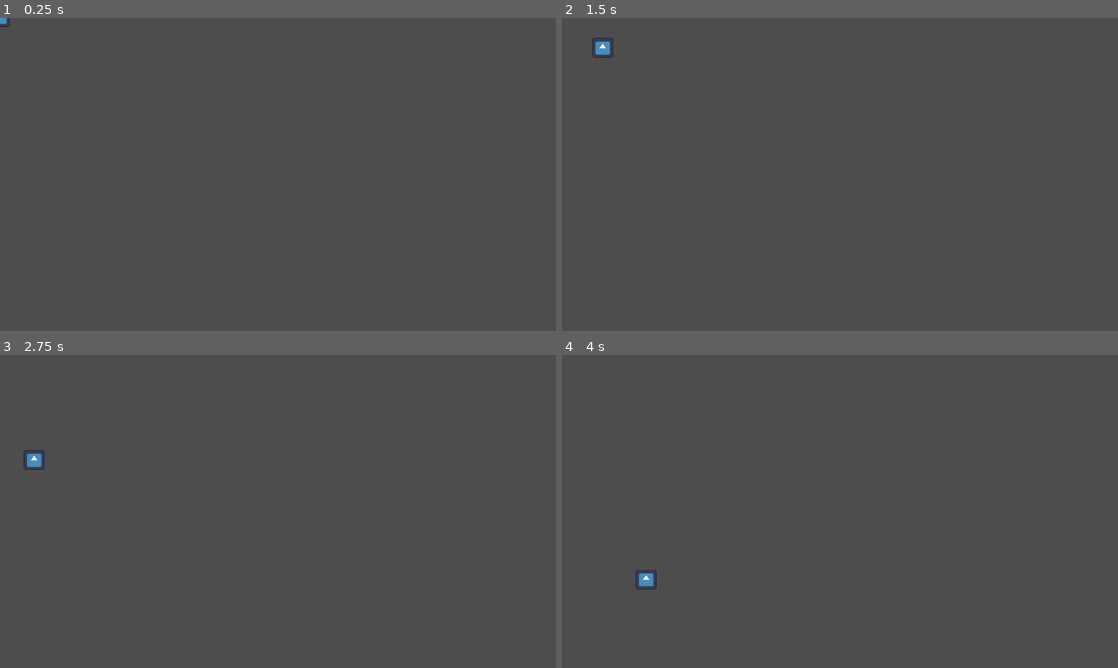
Above: before the commit, frames 1-4 (two rows, left to right).
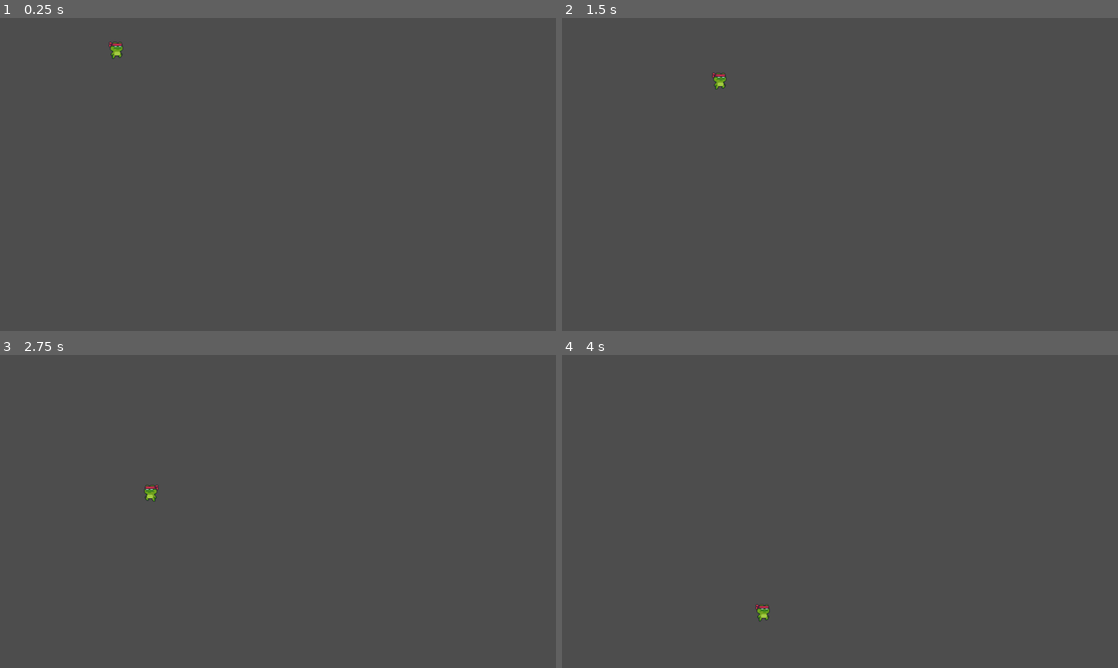
Above: after the commit, the same moments.

Repository: pR1smPrime/BikiniTop25
Game: Godot game, scene res://scenes/player/player.tscn
Same seed, same stepped clock (60 frames per second), same inputs: the game is played once before the commit and once after it. This scene is started directly instead of the project's main scene. The engine's default icon, where the game draws it, is replaced by a stand-in: a white triangle on a blue panel in a dark square.
Inputs (mouse positions are in pixels of both pictures, inside the frame that each line leads up to):
- Up to frame 1 (0.25 s): no input
- Up to frame 2 (1.5 s): tap Enter (ui_accept) at 0.5, 0.77 s; move the mouse to (962, 158) at 0.52 s; hold Right (ui_right) from 0.53 s (still down); move the mouse to (728, 190) at 1.27 s
- Up to frame 3 (2.75 s): tap Enter (ui_accept) at 1.52 s; move the mouse to (333, 442) at 2.02 s; release Right (ui_right) at 2.03 s; hold Left (ui_left) from 2.03 s (still down)
- Up to frame 4 (4 s): move the mouse to (812, 574) at 2.77 s; release Left (ui_left) at 2.78 s; hold Right (ui_right) from 2.78 s (still down); tap Enter (ui_accept) at 3.02, 3.77 s; move the mouse to (1006, 558) at 3.52 s

The runs differ from the first frame. In frame 1, 0.1% of the frame differs, in the area x 0-23%, y 0-14%; in frame 2, 0.2%; in frame 3, 0.2%; in frame 4, 0.3%, in the area x 13-38%, y 68-86%.

Commit message:
player animation

Diff:
--- a/scenes/player/character_body_2d.gd
+++ b/scenes/player/character_body_2d.gd
@@ -1,14 +1,20 @@
 extends CharacterBody2D
-
 
 const SPEED = 150.0
 const JUMP_VELOCITY = -100.0
-
+@onready var sprite_2d: AnimatedSprite2D = $Sprite2D
 
 func _physics_process(delta: float) -> void:
+	#Animations
+	if (velocity.x > 1 || velocity.x < -1):
+		sprite_2d.animation = "running"
+	else:
+		sprite_2d.animation = "default"
+
 	# Add the gravity.
 	if not is_on_floor():
 		velocity += get_gravity() * delta * 0.1
+		sprite_2d.animation = "jumping"
 
 	# Handle jump.
 	if Input.is_action_just_pressed("ui_accept") and is_on_floor():
@@ -23,3 +29,10 @@
 		velocity.x = move_toward(velocity.x, 0, SPEED)
 
 	move_and_slide()
+	if Input.is_action_just_pressed('ui_left'):
+
+		sprite_2d.flip_h = true
+
+	if Input.is_action_just_pressed('ui_right'):
+
+		sprite_2d.flip_h = false
--- a/scenes/player/player.tscn
+++ b/scenes/player/player.tscn
@@ -1,21 +1,211 @@
-[gd_scene load_steps=5 format=3 uid="uid://hph0vdl7puii"]
+[gd_scene load_steps=32 format=3 uid="uid://hph0vdl7puii"]
 
 [ext_resource type="Script" path="res://scenes/player/character_body_2d.gd" id="1_7055o"]
-[ext_resource type="Texture2D" uid="uid://dxtnjbsugbqj3" path="res://icon.svg" id="1_ghb6s"]
+[ext_resource type="Texture2D" uid="uid://b67ws0fndrjs2" path="res://assets/art/spritesPlayer/ninja_Frog/Idle (32x32).png" id="2_niri5"]
+[ext_resource type="Texture2D" uid="uid://chi7lnwvq8ud1" path="res://assets/art/spritesPlayer/ninja_Frog/Jump (32x32).png" id="3_kxnji"]
 [ext_resource type="PackedScene" uid="uid://p3rbvt1dap4d" path="res://scenes/bubble_beam/bubble_beamer.tscn" id="3_q75h1"]
+[ext_resource type="Texture2D" uid="uid://c3bgw8rpm7dj4" path="res://assets/art/spritesPlayer/ninja_Frog/Run (32x32).png" id="4_swoue"]
+
+[sub_resource type="AtlasTexture" id="AtlasTexture_br2fu"]
+atlas = ExtResource("2_niri5")
+region = Rect2(0, 0, 32, 32)
+
+[sub_resource type="AtlasTexture" id="AtlasTexture_dmjhf"]
+atlas = ExtResource("2_niri5")
+region = Rect2(32, 0, 32, 32)
+
+[sub_resource type="AtlasTexture" id="AtlasTexture_pystv"]
+atlas = ExtResource("2_niri5")
+region = Rect2(64, 0, 32, 32)
+
+[sub_resource type="AtlasTexture" id="AtlasTexture_fd8mo"]
+atlas = ExtResource("2_niri5")
+region = Rect2(96, 0, 32, 32)
+
+[sub_resource type="AtlasTexture" id="AtlasTexture_qngpg"]
+atlas = ExtResource("2_niri5")
+region = Rect2(128, 0, 32, 32)
+
+[sub_resource type="AtlasTexture" id="AtlasTexture_rvlf7"]
+atlas = ExtResource("2_niri5")
+region = Rect2(160, 0, 32, 32)
+
+[sub_resource type="AtlasTexture" id="AtlasTexture_rfy7m"]
+atlas = ExtResource("2_niri5")
+region = Rect2(192, 0, 32, 32)
+
+[sub_resource type="AtlasTexture" id="AtlasTexture_o1f8y"]
+atlas = ExtResource("2_niri5")
+region = Rect2(224, 0, 32, 32)
+
+[sub_resource type="AtlasTexture" id="AtlasTexture_l860e"]
+atlas = ExtResource("2_niri5")
+region = Rect2(256, 0, 32, 32)
+
+[sub_resource type="AtlasTexture" id="AtlasTexture_vvoiv"]
+atlas = ExtResource("2_niri5")
+region = Rect2(288, 0, 32, 32)
+
+[sub_resource type="AtlasTexture" id="AtlasTexture_wn1mu"]
+atlas = ExtResource("2_niri5")
+region = Rect2(320, 0, 32, 32)
+
+[sub_resource type="AtlasTexture" id="AtlasTexture_x5qr4"]
+atlas = ExtResource("3_kxnji")
+region = Rect2(0, 0, 32, 32)
+
+[sub_resource type="AtlasTexture" id="AtlasTexture_d0lu5"]
+atlas = ExtResource("4_swoue")
+region = Rect2(0, 0, 32, 32)
+
+[sub_resource type="AtlasTexture" id="AtlasTexture_blpru"]
+atlas = ExtResource("4_swoue")
+region = Rect2(32, 0, 32, 32)
+
+[sub_resource type="AtlasTexture" id="AtlasTexture_yk758"]
+atlas = ExtResource("4_swoue")
+region = Rect2(64, 0, 32, 32)
+
+[sub_resource type="AtlasTexture" id="AtlasTexture_26e0k"]
+atlas = ExtResource("4_swoue")
+region = Rect2(96, 0, 32, 32)
+
+[sub_resource type="AtlasTexture" id="AtlasTexture_6yqo7"]
+atlas = ExtResource("4_swoue")
+region = Rect2(128, 0, 32, 32)
+
+[sub_resource type="AtlasTexture" id="AtlasTexture_dh5m2"]
+atlas = ExtResource("4_swoue")
+region = Rect2(160, 0, 32, 32)
+
+[sub_resource type="AtlasTexture" id="AtlasTexture_71j5w"]
+atlas = ExtResource("4_swoue")
+region = Rect2(192, 0, 32, 32)
+
+[sub_resource type="AtlasTexture" id="AtlasTexture_s700k"]
+atlas = ExtResource("4_swoue")
+region = Rect2(224, 0, 32, 32)
+
+[sub_resource type="AtlasTexture" id="AtlasTexture_7mqpl"]
+atlas = ExtResource("4_swoue")
+region = Rect2(256, 0, 32, 32)
+
+[sub_resource type="AtlasTexture" id="AtlasTexture_hxmii"]
+atlas = ExtResource("4_swoue")
+region = Rect2(288, 0, 32, 32)
+
+[sub_resource type="AtlasTexture" id="AtlasTexture_bib1x"]
+atlas = ExtResource("4_swoue")
+region = Rect2(320, 0, 32, 32)
+
+[sub_resource type="AtlasTexture" id="AtlasTexture_xx7il"]
+atlas = ExtResource("4_swoue")
+region = Rect2(352, 0, 32, 32)
+
+[sub_resource type="SpriteFrames" id="SpriteFrames_rcw0d"]
+animations = [{
+"frames": [{
+"duration": 1.0,
+"texture": SubResource("AtlasTexture_br2fu")
+}, {
+"duration": 1.0,
+"texture": SubResource("AtlasTexture_dmjhf")
+}, {
+"duration": 1.0,
+"texture": SubResource("AtlasTexture_pystv")
+}, {
+"duration": 1.0,
+"texture": SubResource("AtlasTexture_fd8mo")
+}, {
+"duration": 1.0,
+"texture": SubResource("AtlasTexture_qngpg")
+}, {
+"duration": 1.0,
+"texture": SubResource("AtlasTexture_rvlf7")
+}, {
+"duration": 1.0,
+"texture": SubResource("AtlasTexture_rfy7m")
+}, {
+"duration": 1.0,
+"texture": SubResource("AtlasTexture_o1f8y")
+}, {
+"duration": 1.0,
+"texture": SubResource("AtlasTexture_l860e")
+}, {
+"duration": 1.0,
+"texture": SubResource("AtlasTexture_vvoiv")
+}, {
+"duration": 1.0,
+"texture": SubResource("AtlasTexture_wn1mu")
+}],
+"loop": true,
+"name": &"default",
+"speed": 15.0
+}, {
+"frames": [{
+"duration": 1.0,
+"texture": SubResource("AtlasTexture_x5qr4")
+}],
+"loop": true,
+"name": &"jumping",
+"speed": 5.0
+}, {
+"frames": [{
+"duration": 1.0,
+"texture": SubResource("AtlasTexture_d0lu5")
+}, {
+"duration": 1.0,
+"texture": SubResource("AtlasTexture_blpru")
+}, {
+"duration": 1.0,
+"texture": SubResource("AtlasTexture_yk758")
+}, {
+"duration": 1.0,
+"texture": SubResource("AtlasTexture_26e0k")
+}, {
+"duration": 1.0,
+"texture": SubResource("AtlasTexture_6yqo7")
+}, {
+"duration": 1.0,
+"texture": SubResource("AtlasTexture_dh5m2")
+}, {
+"duration": 1.0,
+"texture": SubResource("AtlasTexture_71j5w")
+}, {
+"duration": 1.0,
+"texture": SubResource("AtlasTexture_s700k")
+}, {
+"duration": 1.0,
+"texture": SubResource("AtlasTexture_7mqpl")
+}, {
+"duration": 1.0,
+"texture": SubResource("AtlasTexture_hxmii")
+}, {
+"duration": 1.0,
+"texture": SubResource("AtlasTexture_bib1x")
+}, {
+"duration": 1.0,
+"texture": SubResource("AtlasTexture_xx7il")
+}],
+"loop": true,
+"name": &"running",
+"speed": 15.0
+}]
 
 [sub_resource type="RectangleShape2D" id="RectangleShape2D_rpo5k"]
 size = Vector2(69, 69)
 
 [node name="Player" type="Node2D"]
+position = Vector2(403, 111)
 
 [node name="CharacterBody2D" type="CharacterBody2D" parent="."]
 script = ExtResource("1_7055o")
 
-[node name="Sprite2D" type="Sprite2D" parent="CharacterBody2D"]
-position = Vector2(-2, -6)
-scale = Vector2(0.5625, 0.53125)
-texture = ExtResource("1_ghb6s")
+[node name="Sprite2D" type="AnimatedSprite2D" parent="CharacterBody2D"]
+position = Vector2(-1.5, -6)
+scale = Vector2(2.15625, 2.125)
+sprite_frames = SubResource("SpriteFrames_rcw0d")
+frame_progress = 0.616734
 
 [node name="CollisionShape2D" type="CollisionShape2D" parent="CharacterBody2D"]
 position = Vector2(-2, -6)
Binary file added: assets/art/spritesPlayer/ninja_Frog/Double Jump (32x32).png
Not shown, added: assets/art/spritesPlayer/ninja_Frog/Double Jump (32x32).png.import
Binary file added: assets/art/spritesPlayer/ninja_Frog/Fall (32x32).png
Not shown, added: assets/art/spritesPlayer/ninja_Frog/Fall (32x32).png.import
Binary file added: assets/art/spritesPlayer/ninja_Frog/Hit (32x32).png
Not shown, added: assets/art/spritesPlayer/ninja_Frog/Hit (32x32).png.import
Binary file added: assets/art/spritesPlayer/ninja_Frog/Idle (32x32).png
Not shown, added: assets/art/spritesPlayer/ninja_Frog/Idle (32x32).png.import
Binary file added: assets/art/spritesPlayer/ninja_Frog/Jump (32x32).png
Not shown, added: assets/art/spritesPlayer/ninja_Frog/Jump (32x32).png.import
Binary file added: assets/art/spritesPlayer/ninja_Frog/Run (32x32).png
Not shown, added: assets/art/spritesPlayer/ninja_Frog/Run (32x32).png.import
(and 2 more such lines)
